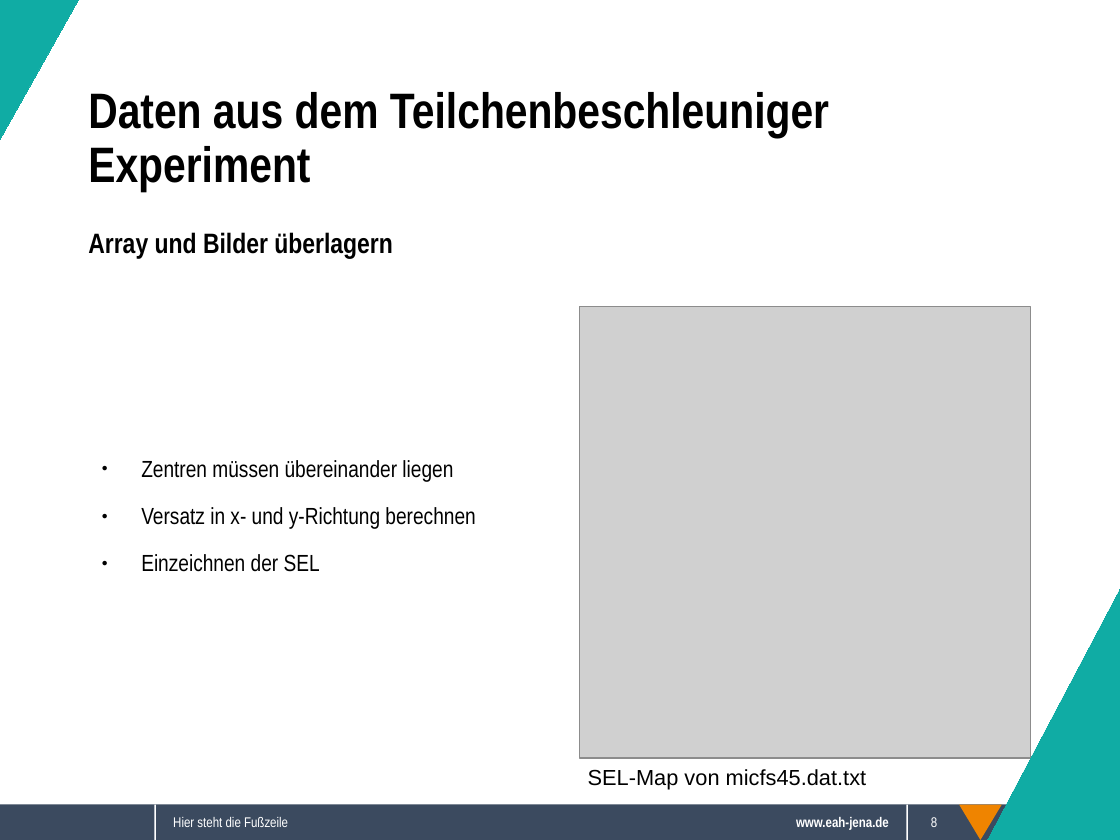
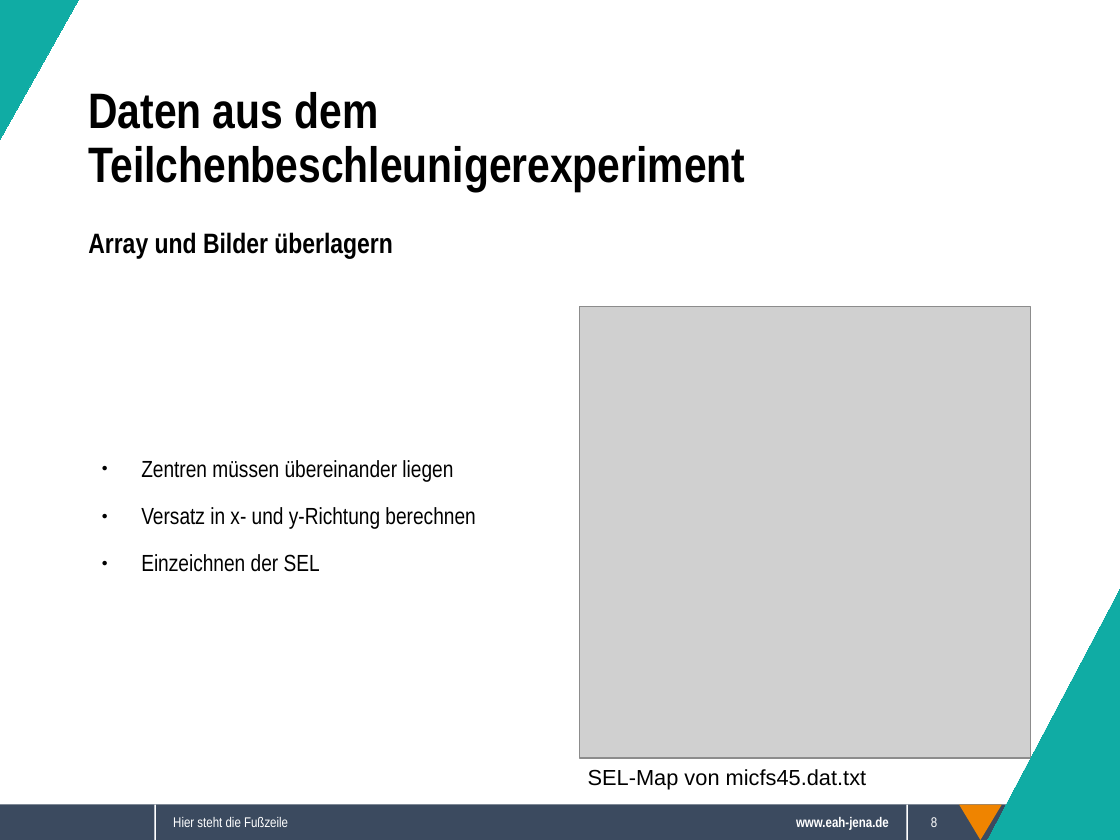
Before and after one commit to Sappy5053/Komplexpraktikum, a slide deck: slide 8 of Präsentation.odp. Drawn at 1120x840 pixels with LibreOffice and Linux fonts; fonts in the diff are those of the drawing; grey boxes stand for pictures; background and template pictures are left out. Boxes give left, top, right and bottom in pixels: in the first picture for what was removed or moved away, otherwise in the second. Text is boxed around its words. In the diff, an @@ line names an element or a change of style, - is before the commit and + after.

```diff
--- a/Präsentation.odp
+++ b/Präsentation.odp
@@ text at (88, 92, 745, 192): text changed @@
-Daten aus dem Teilchenbeschleuniger Experiment
+Daten aus dem Teilchenbeschleunigerexperiment
```
Also in this commit, not shown: 5 other slides changed, 7 slides added, 1 other file.
